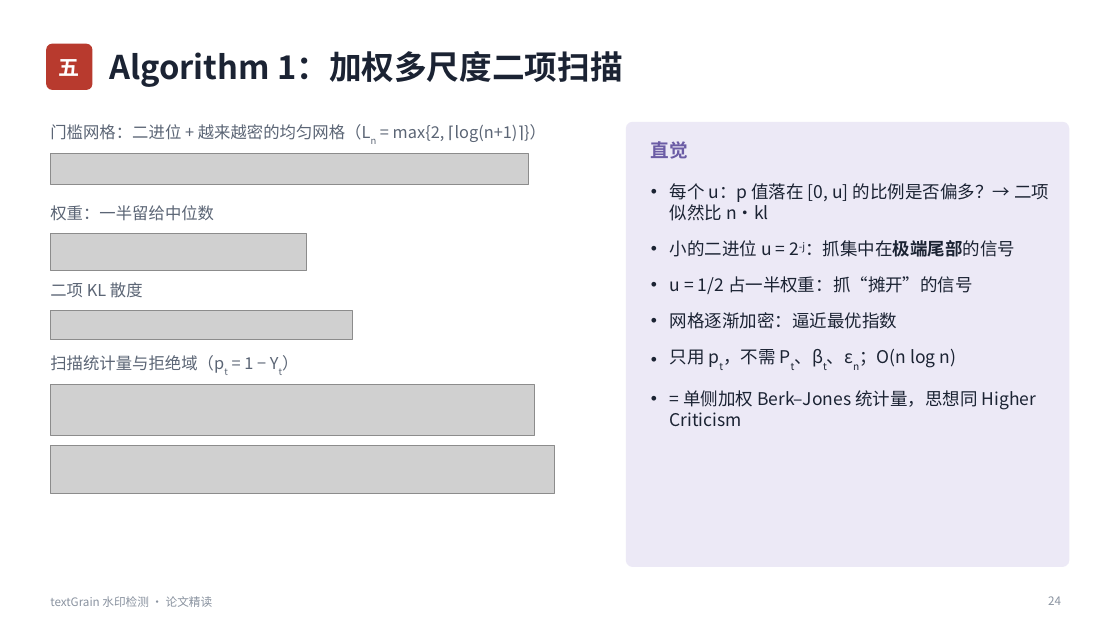
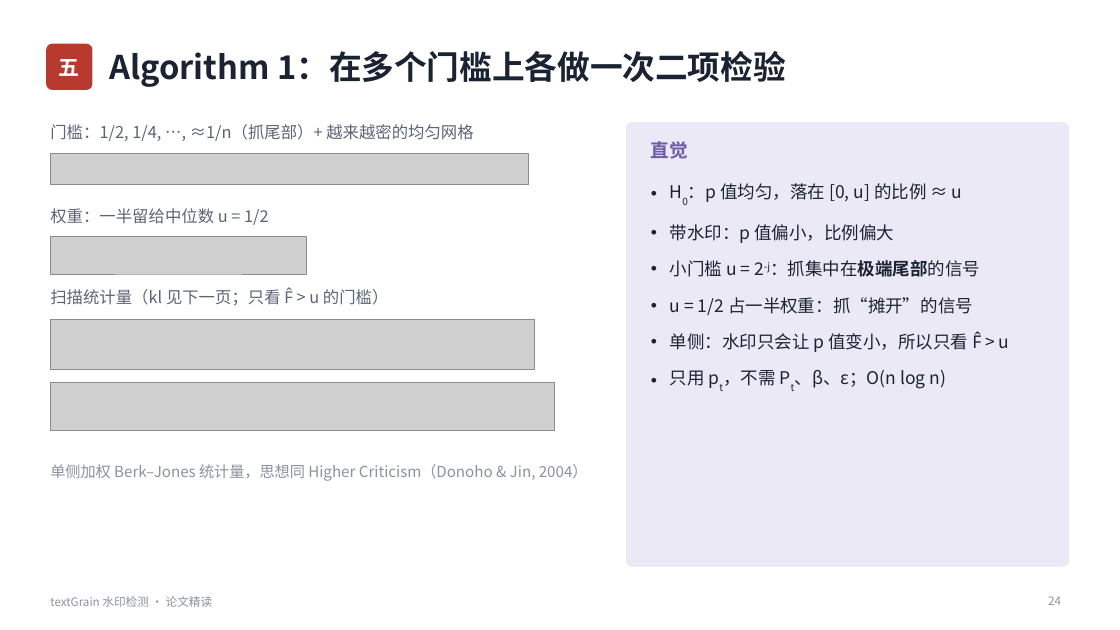
Before and after one commit to huyhoang345txt-arch/ppt, a slide deck: slide 24 of textGrain水印检测_论文精读.pptx. Drawn at 1120x630 pixels with LibreOffice and Linux fonts; fonts in the diff are those of the drawing; grey boxes stand for pictures. Boxes give left, top, right and bottom in pixels: in the first picture for what was removed or moved away, otherwise in the second. Text is boxed around its words. In the diff, an @@ line names an element or a change of style, - is before the commit and + after.

```diff
--- a/textGrain水印检测_论文精读.pptx
+++ b/textGrain水印检测_论文精读.pptx
@@ title at [109,51,786,87]: text changed @@
-Algorithm 1：加权多尺度二项扫描
+Algorithm 1：在多个门槛上各做一次二项检验
@@ text at [50,124,473,141]: text changed @@
-门槛网格：二进位 + 越来越密的均匀网格（Ln = max{2, ⌈log(n+1)⌉}）
+门槛：1/2, 1/4, …, ≈1/n（抓尾部）+ 越来越密的均匀网格
@@ text at [50,208,269,225]: text changed @@
-权重：一半留给中位数
+权重：一半留给中位数 u = 1/2
@@ text at [670,183,980,277]: text changed @@
-• 每个 u：p 值落在 [0, u] 的比例是否偏多？→ 二项似然比 n·kl
-• 小的二进位 u = 2-j：抓集中在极端尾部的信号
+• H0：p 值均匀，落在 [0, u] 的比例 ≈ u
+• 带水印：p 值偏小，比例偏大
+• 小门槛 u = 2-j：抓集中在极端尾部的信号
@@ text removed at [50,282,143,298] @@
-二项 KL 散度
@@ text added at [50,288,388,306], 14 pt, text #5B6575 @@
+扫描统计量（kl 见下一页；只看 F̂ > u 的门槛）
@@ picture: place and size @@
-picture at [50,385,534,435]
+picture at [50,319,534,370]
@@ picture removed at [50,311,353,339] @@
@@ text removed at [50,355,253,373] @@
-扫描统计量与拒绝域（pt = 1 − Yt）
@@ text at [670,332,1010,389]: text changed @@
-• 网格逐渐加密：逼近最优指数
-• 只用 pt，不需 Pt、βt、εn；O(n log n)
-• = 单侧加权 Berk–Jones 统计量，思想同 Higher Criticism
+• 单侧：水印只会让 p 值变小，所以只看 F̂ > u
+• 只用 pt，不需 Pt、β、ε；O(n log n)
@@ picture: place and size @@
-picture at [50,445,555,493]
+picture at [50,382,555,430]
@@ text added at [50,464,588,481], 13 pt, text #8A93A0 @@
+单侧加权 Berk–Jones 统计量，思想同 Higher Criticism（Donoho & Jin, 2004）
```
Also in this commit, not shown: 20 other slides changed, 8 slides added, 7 slides removed.
